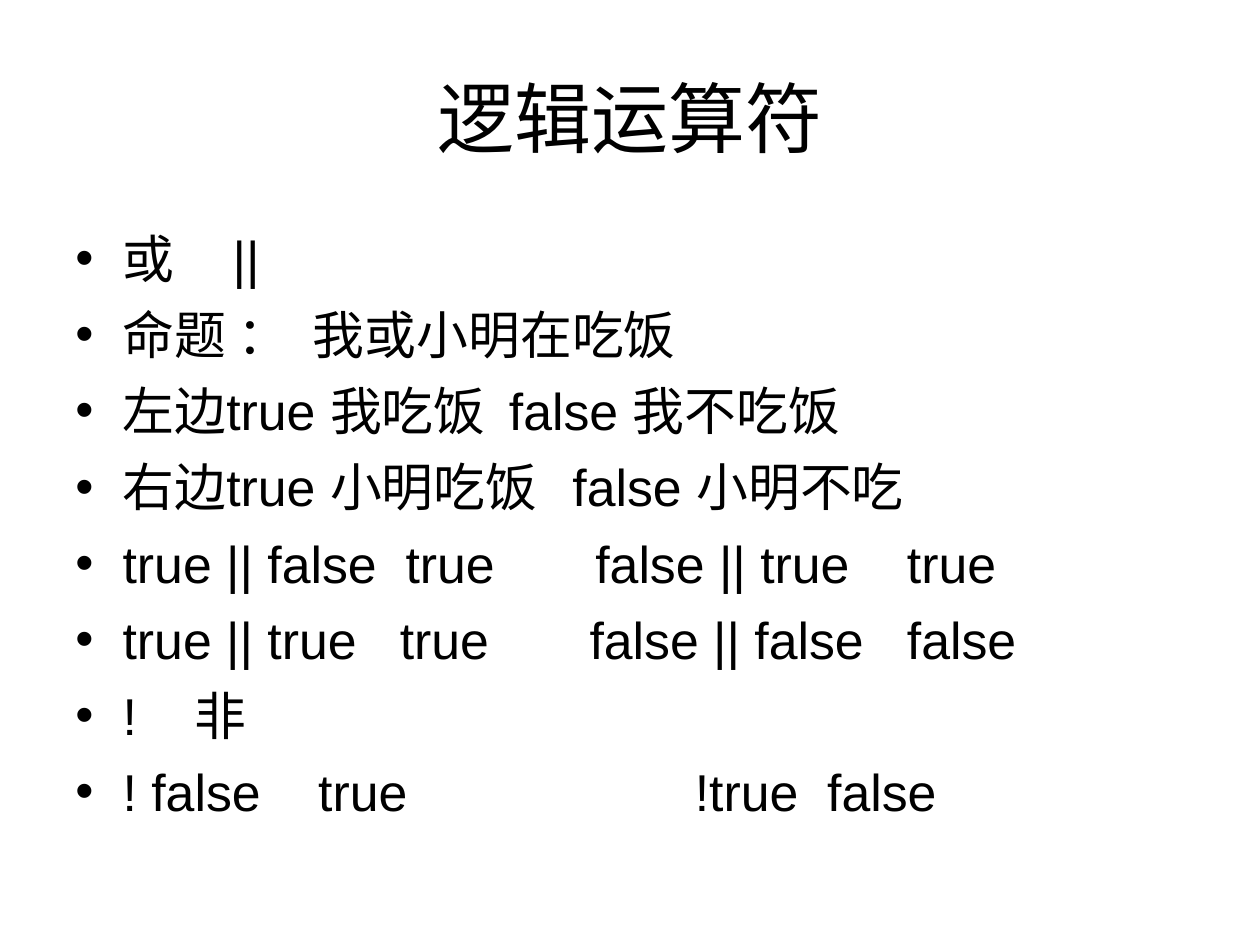
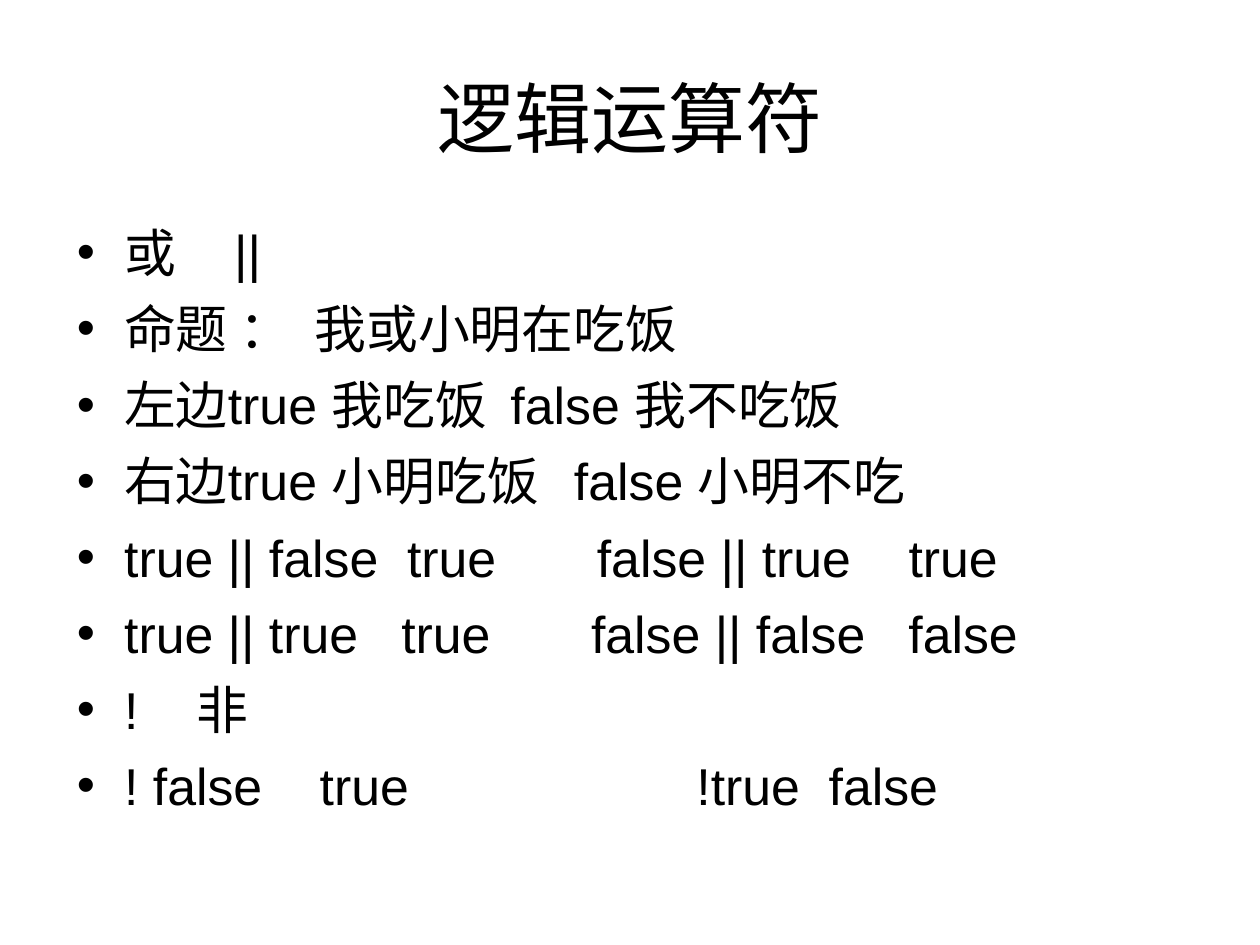
Before and after one commit to cd-vr1class/homework, a slide deck: slide 14 of ppt/7-7js输入输出语句、运算符.ppt (slide 10 before the commit). Drawn at 1260x945 pixels with LibreOffice and Linux fonts; fonts in the diff are those of the drawing. Boxes give left, top, right and bottom in pixels: in the first picture for what was removed or moved away, otherwise in the second. Text is boxed around its words. In the diff, an @@ line names an element or a change of style, - is before the commit and + after.

```diff
--- a/ppt/7-7js输入输出语句、运算符.ppt
+++ b/ppt/7-7js输入输出语句、运算符.ppt
@@ text "或 ||": place and size @@
-text "或 ||" at (123,234,1016,812)
+text "或 ||" at (124,228,1017,806)
```
Also in this commit, not shown: 4 other slides changed, 4 slides added, 3 slides removed, 2 other files.
